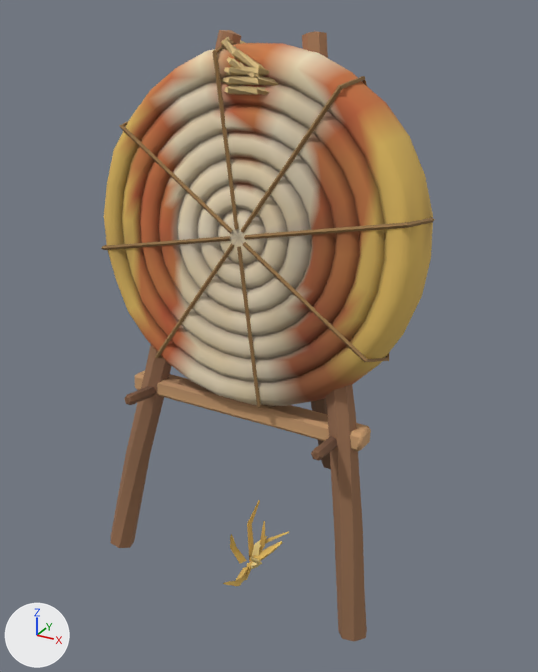
The glTF model public/models/pr_strawtarget.glb: old version first, new version second.
The view is the same before and after, from a 50 mm lens placed at (1.3, -2.31, 2.1), pointed at (-0.03, 0.1, 0.89). The axes (+X, +Y, +Z) are drawn at lower left. The lights are the same throughout. The picture after the commit comes second. Vertices at exactly the same position are counted once.

The first picture shows 'PR_strawtarget__body'.
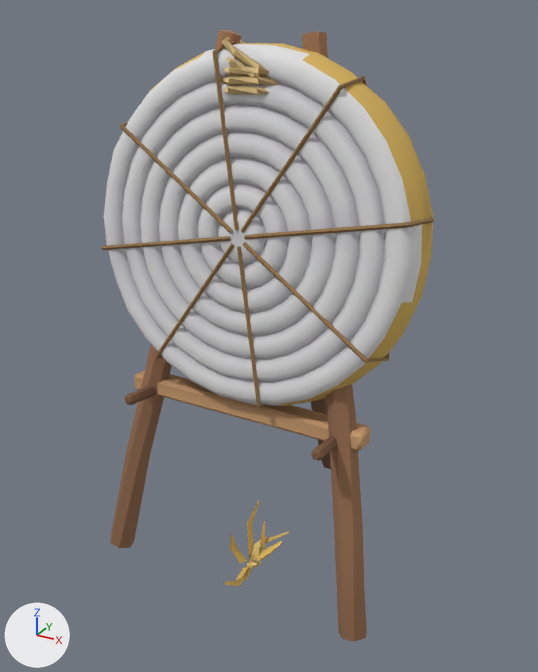
Pixel boxes (x1, y1, x2, y2) of what changed, in the pictures (538 x 672 px):
part 1 of me_pr_strawtarget__body, recoloured (beige to grey)
    both: (103, 40, 425, 408)

The edits, one by one:
me_pr_strawtarget__body has 1855 vertices, 3548 faces and spans x -0.64..0.64, y -0.45..0.77, z -0.07..2.03.
me_pr_strawtarget__body is used by ob_pr_strawtarget__body; location (0.0, 0.0, 0.0).
me_pr_strawtarget__body part 1: 3542 faces centred in x -0.64..0.64, y -0.42..0.75, z -0.06..2.03 are repainted in the vertex colours, in many colours.
